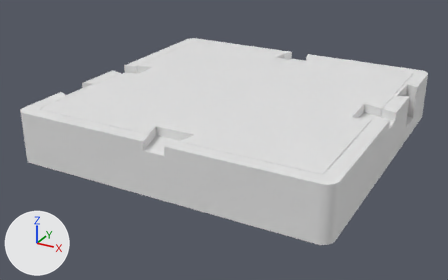
A saved change to the glTF model modelos/rede2d.glb.
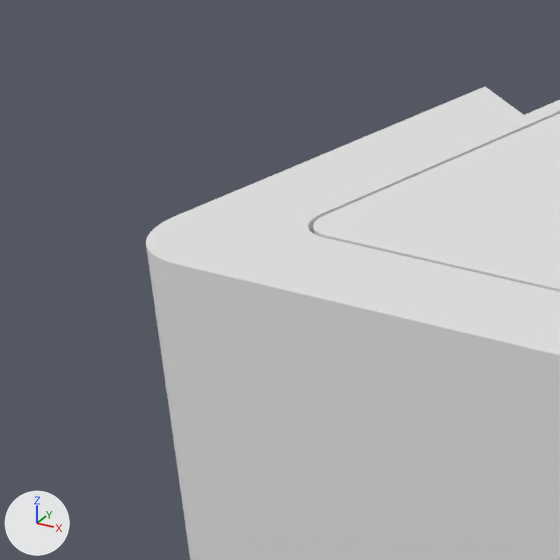
The first picture shows the older version from a camera (50 mm lens) standing at (152.1, -244.2, 91.3) and looking at (51.7, -61.7, 0.0). The close-ups show the older and then the newer version on the part from 1% to 16% of the width and 29% to 53% of the height of that picture. Only the edits that show in the close-ups are written down. The axes (+X, +Y, +Z) are drawn at lower left. The lights are the same throughout.

The scene before the commit, as lines of its bpy script (objects in view):
```python
me_acr__tampa_acrilico = bpy.data.meshes.new('acr__tampa_acrilico')
me_acr__tampa_acrilico.from_pydata(...)  # 168 vertices, 332 faces; spans x 5.2..104.8, y -104.8..-5.2, z 15.0..18.0
me_corpo__corpo = bpy.data.meshes.new('corpo__corpo')
me_corpo__corpo.from_pydata(...)  # 10845 vertices, 21694 faces; spans x 0.0..110.0, y -110.0..0.0, z 0.0..18.0
ob_acr__tampa_acrilico = bpy.data.objects.new('acr__tampa_acrilico', me_acr__tampa_acrilico)
ob_acr__tampa_acrilico.location = (0.0, 0.0, 0.0)
ob_corpo__corpo = bpy.data.objects.new('corpo__corpo', me_corpo__corpo)
ob_corpo__corpo.location = (0.0, 0.0, 0.0)
```
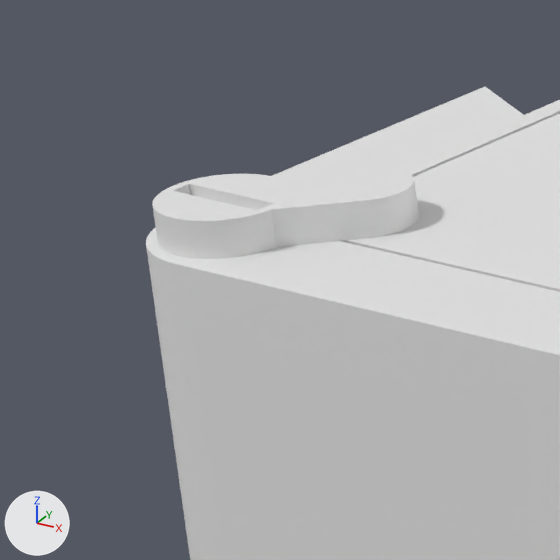
What changed in the scene script:
```text
Add me_verde__presilha_tampa_acrilico_0:
    me_verde__presilha_tampa_acrilico_0.from_pydata(...)  # 441 vertices, 878 faces; spans x 0.7..9.22, y -109.3..-100.78, z 13.4..19.6
Add ob_verde__presilha_tampa_acrilico_0:
    ob_verde__presilha_tampa_acrilico_0 = bpy.data.objects.new('verde__presilha_tampa_acrilico_0', me_verde__presilha_tampa_acrilico_0)
    ob_verde__presilha_tampa_acrilico_0.location = (0.0, 0.0, 0.0)
```

Boxes [x1, y1, x2, y2] around the edits, measured in the close-ups (560 x 560 px):
'verde__presilha_tampa_acrilico_0', added: after [152, 167, 419, 259]
